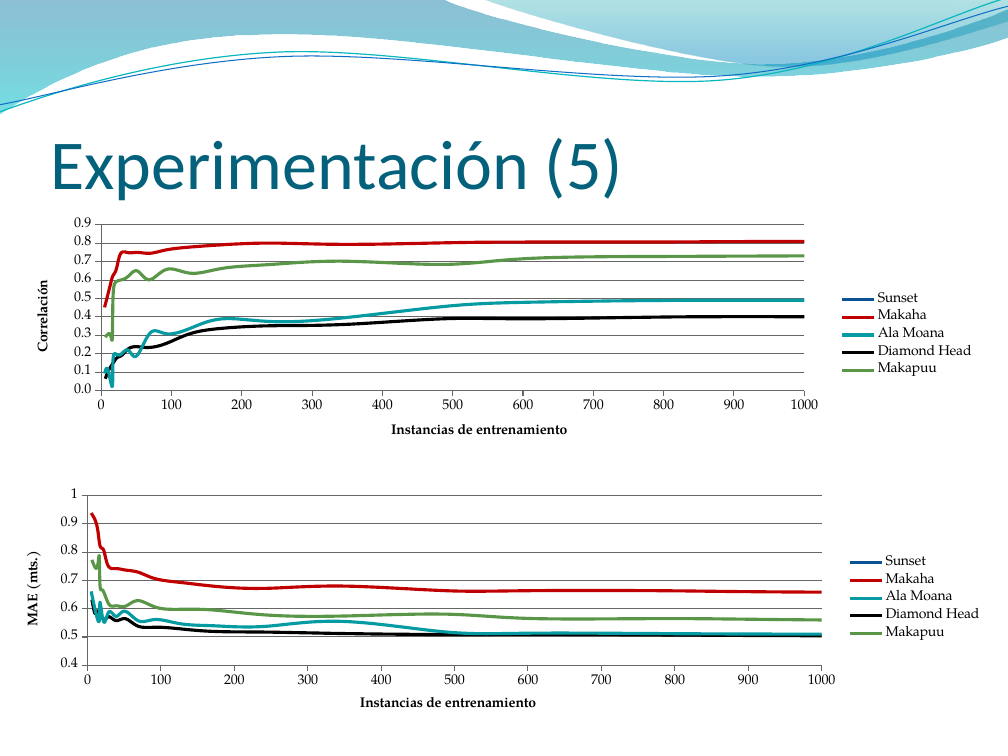
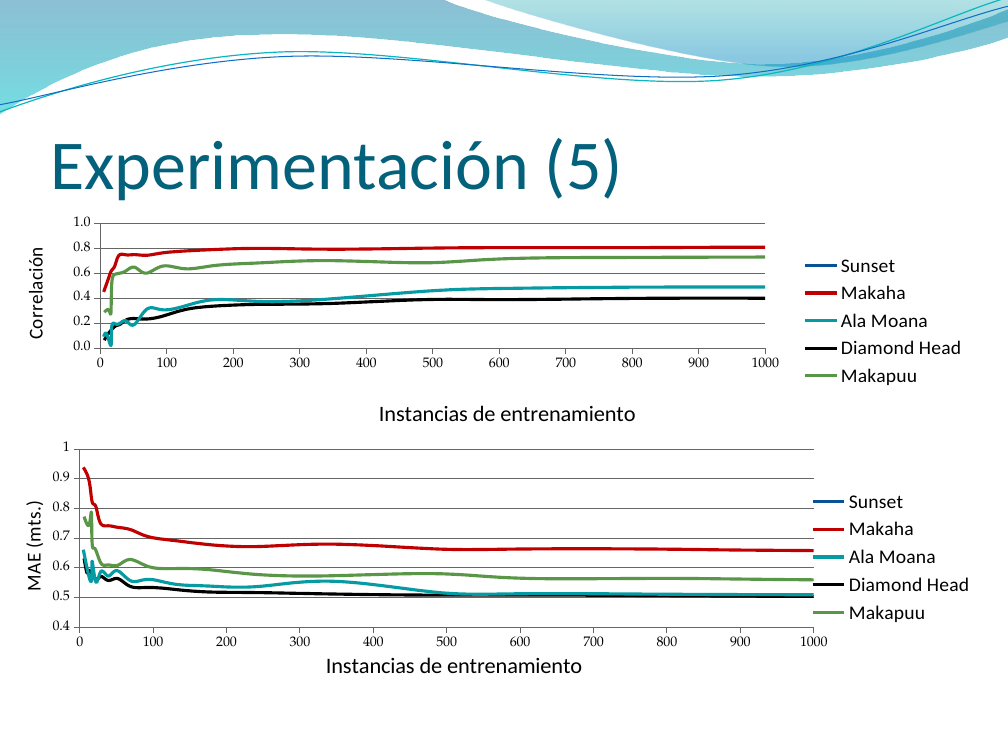
Before and after one commit to jaffadog/neuralito, a slide deck: slide 6 of neuralito/ArfGen/docs/Entregas/Informe Final/presentacion/maxi2.pptx. Drawn at 1008x756 pixels with LibreOffice and Linux fonts; fonts in the diff are those of the drawing; background and template pictures are left out. Boxes give left, top, right and bottom in pixels: in the first picture for what was removed or moved away, otherwise in the second. Text is boxed around its words. In the diff, an @@ line names an element or a change of style, - is before the commit and + after.

```diff
--- a/neuralito/ArfGen/docs/Entregas/Informe Final/presentacion/maxi2.pptx
+++ b/neuralito/ArfGen/docs/Entregas/Informe Final/presentacion/maxi2.pptx
@@ scatter smooth chart at bbox=[0, 213, 977, 433] @@
@@ legend changed @@
@@ scatter smooth chart: place and size @@
-scatter smooth chart at bbox=[16, 214, 985, 457]
+scatter smooth chart at bbox=[0, 213, 977, 433]
@@ scatter smooth chart at bbox=[16, 433, 985, 685] @@
@@ legend changed @@
@@ scatter smooth chart: place and size @@
-scatter smooth chart at bbox=[23, 481, 992, 717]
+scatter smooth chart at bbox=[16, 433, 985, 685]
```
Also in this commit, not shown: 10 other slides changed.
